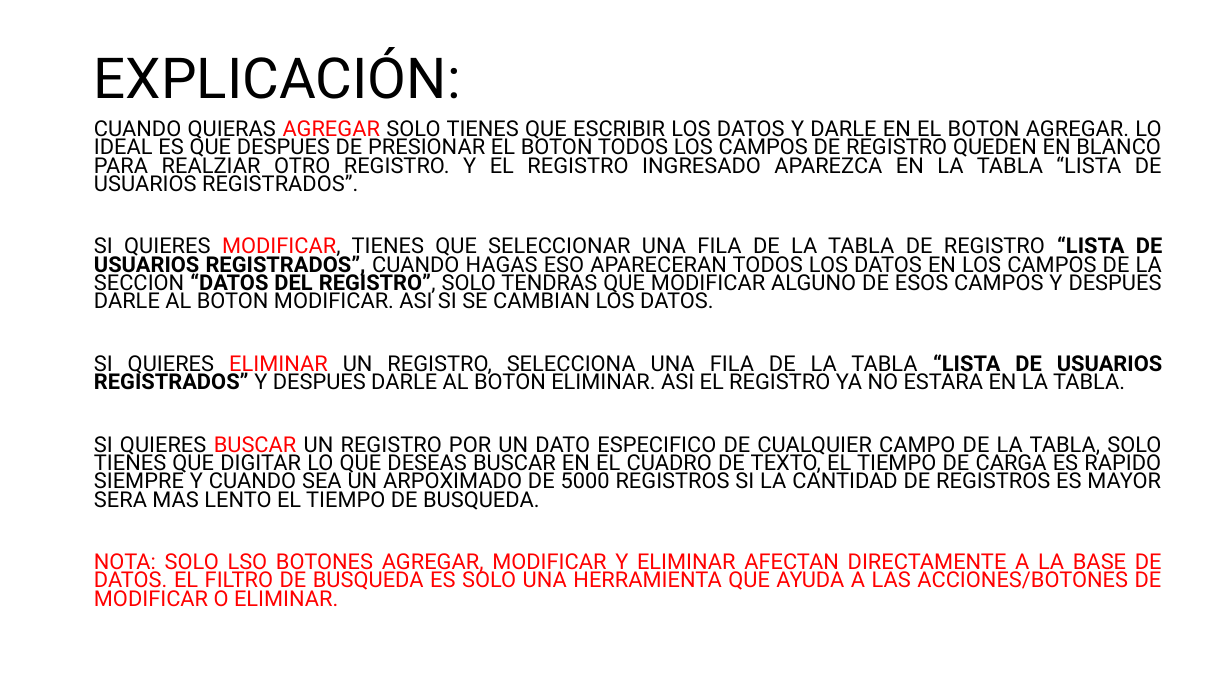
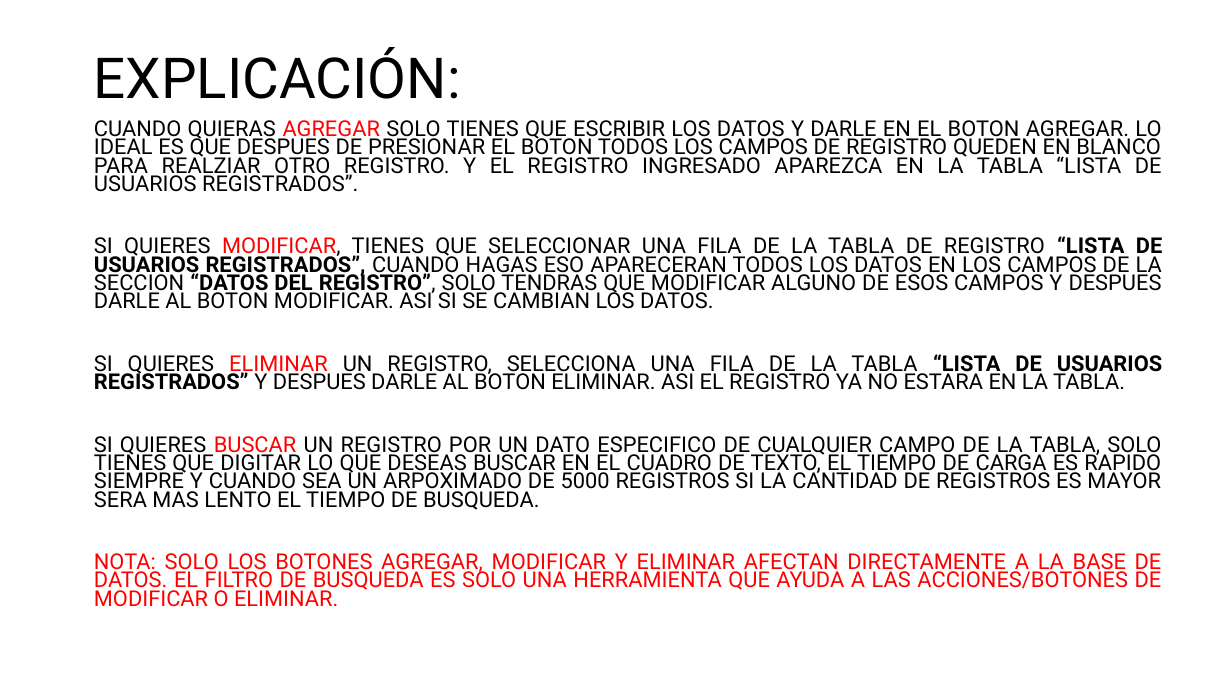
Before and after one commit to cotanol/ProyectoAsistenciaUNFV, a slide deck: slide 8 of GUIDESIGN.pptx (slide 5 before the commit). Drawn at 1232x693 pixels with LibreOffice and Linux fonts; fonts in the diff are those of the drawing. Boxes give left, top, right and bottom in pixels: in the first picture for what was removed or moved away, otherwise in the second. Text is boxed around its words. In the diff, an @@ line names an element or a change of style, - is before the commit and + after.

```diff
--- a/GUIDESIGN.pptx
+++ b/GUIDESIGN.pptx
@@ text at (94, 553, 1162, 607): text changed @@
-NOTA: SOLO LSO BOTONES AGREGAR, MODIFICAR Y ELIMINAR AFECTAN DIRECTAMENTE A LA BASE DE DATOS. EL FILTRO DE BUSQUEDA ES SOLO UNA HERRAMIENTA QUE AYUDA A LAS ACCIONES/BOTONES DE MODIFICAR O ELIMINAR.
+NOTA: SOLO LOS BOTONES AGREGAR, MODIFICAR Y ELIMINAR AFECTAN DIRECTAMENTE A LA BASE DE DATOS. EL FILTRO DE BUSQUEDA ES SOLO UNA HERRAMIENTA QUE AYUDA A LAS ACCIONES/BOTONES DE MODIFICAR O ELIMINAR.
```
Also in this commit, not shown: 6 other slides changed, 13 slides added, 5 slides removed, 11 other files.
